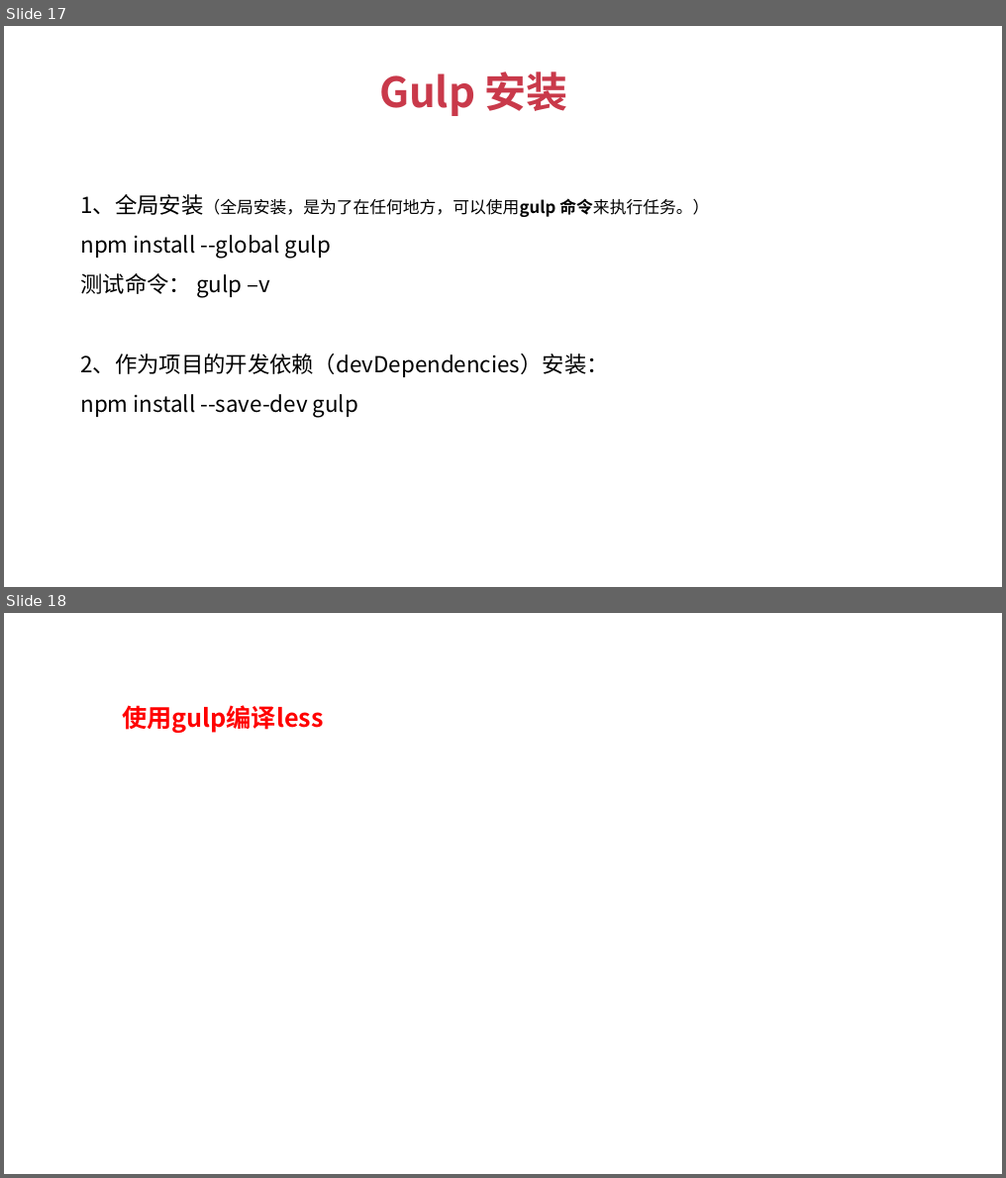
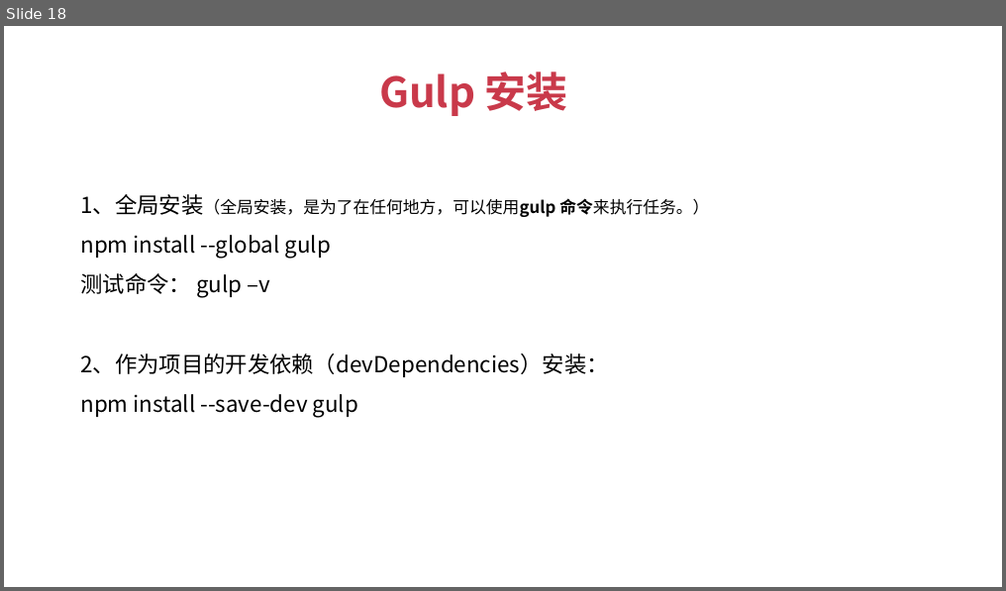
Before and after one commit to JSFFZL/Courseware-PPT, a slide deck: gulp.pptx. Shown one above the other, each under a label of ours: slides 17 and 18 before the commit, slide 18 after it. The pictures are 1006x1178 and 1006x591 pixels, drawn with LibreOffice and Linux fonts; fonts in the diff are those of the drawing; background and template pictures are left out. Boxes give left, top, right and bottom in pixels: in the first picture for what was removed or moved away, otherwise in the second. Text is boxed around its words. In the diff, an @@ line names an element or a change of style, - is before the commit and + after.

```diff
--- a/gulp.pptx
+++ b/gulp.pptx
@@ slide 18 removed at box(4, 613, 1002, 1174), background #FFFFFF @@
@@ text removed at box(122, 705, 324, 733) @@
-  使用gulp编译less
@@ what was slide 17 is now slide 18 @@
```
Also in this commit, not shown: 3 slides changed, 5 slides added, 15 other slides removed, 2 other files.
